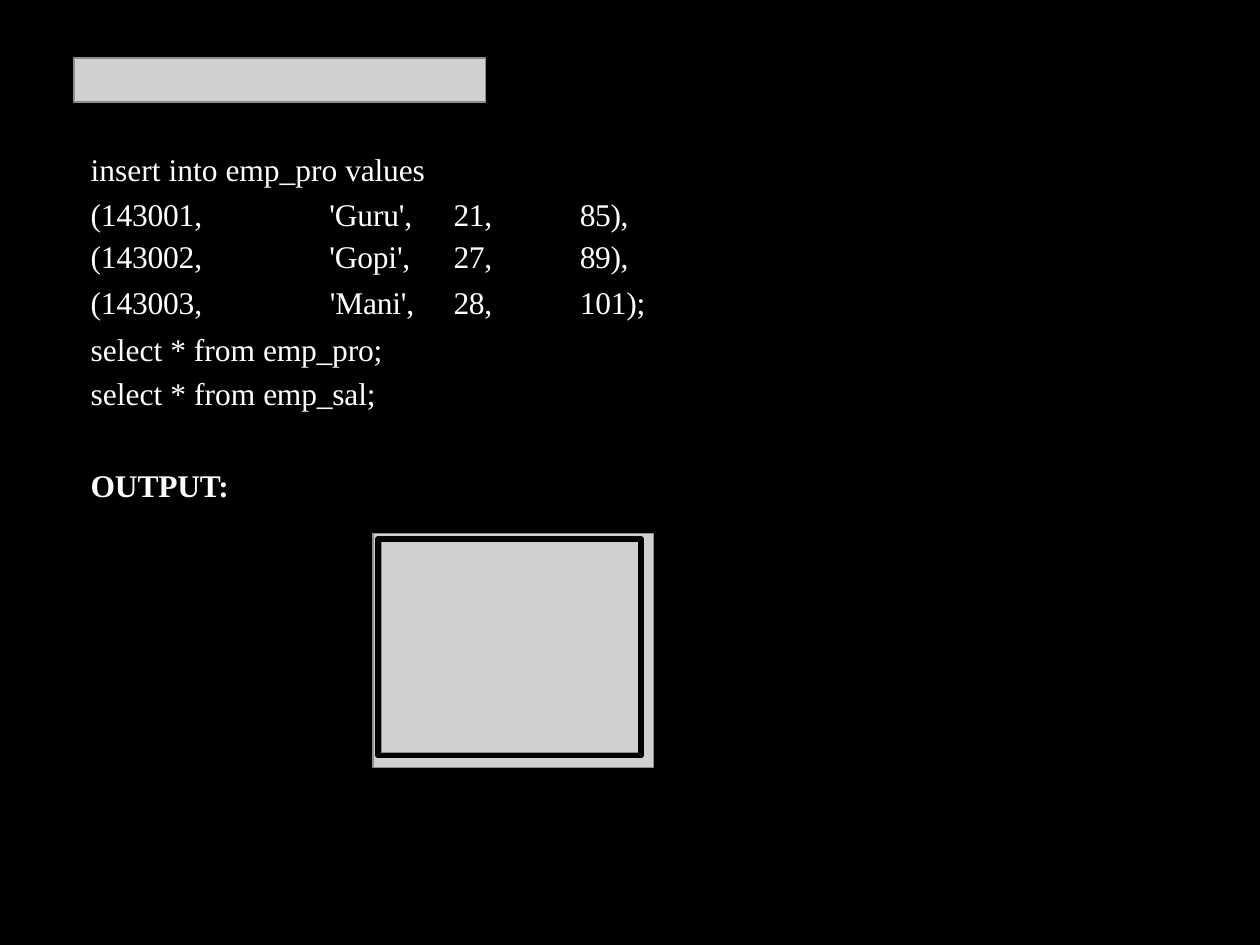
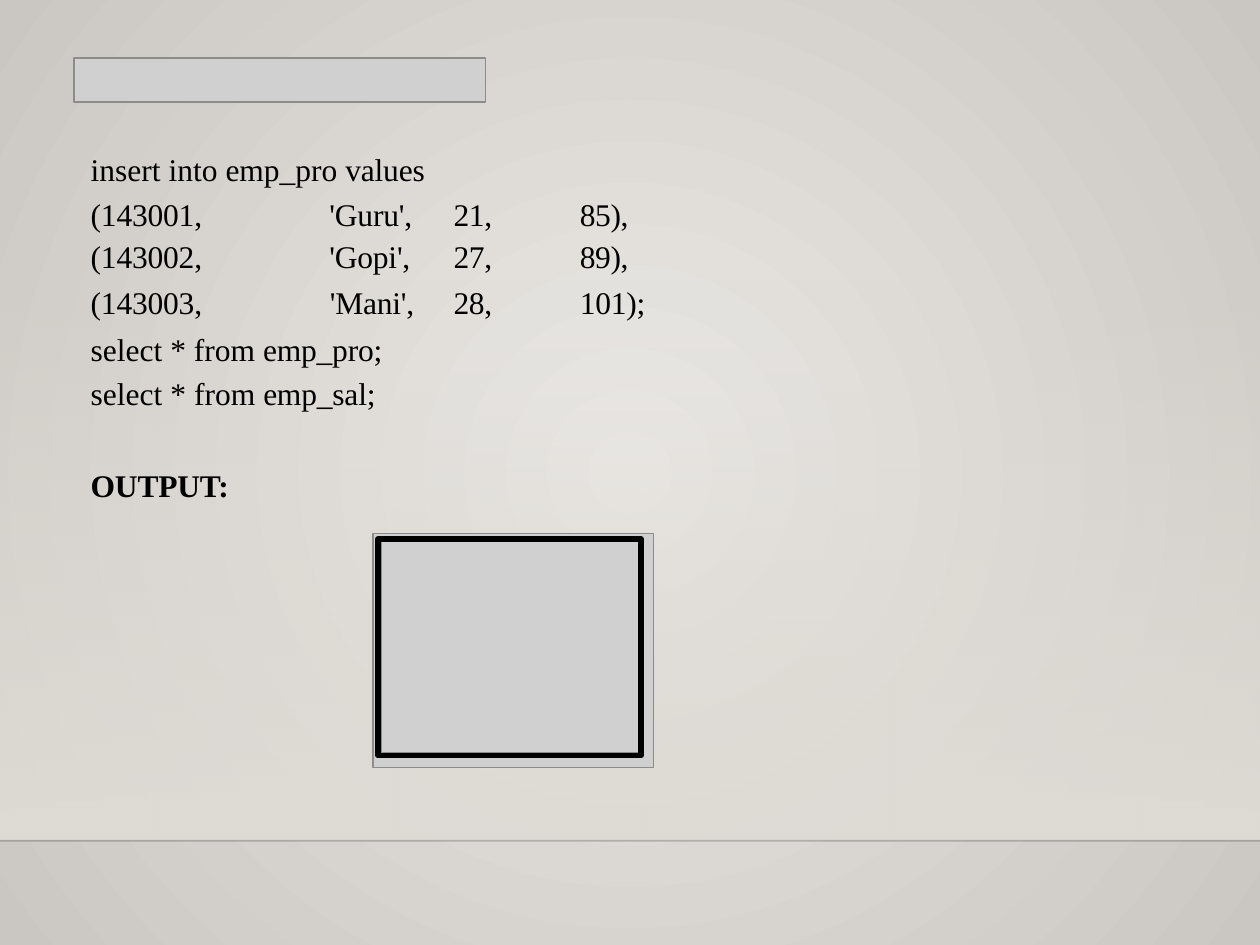
Before and after one commit to Skkishore1103/SQL-Project, a slide deck: slide 59 of Kishore S SQL Project.pptx. Drawn at 1260x945 pixels with LibreOffice and Linux fonts; fonts in the diff are those of the drawing; grey boxes stand for pictures; background and template pictures are left out. Boxes give left, top, right and bottom in pixels: in the first picture for what was removed or moved away, otherwise in the second. Text is boxed around its words. In the diff, an @@ line names an element or a change of style, - is before the commit and + after.

```diff
--- a/Kishore S SQL Project.pptx
+++ b/Kishore S SQL Project.pptx
@@ background picture (left out) to gradient #ECEAE7 to #CAC7C1 @@
@@ text "insert into emp_pro values" at bbox=[91, 159, 424, 188]: text colour #FFFFFF to #000000 @@
@@ table at bbox=[87, 199, 653, 324] @@
@@ text colour #FFFFFF to #000000 @@
@@ rectangle added at bbox=[0, 277, 1260, 839], fill gradient #DFDBD5 @@
@@ text "select * from emp_pro;" at bbox=[91, 339, 382, 498]: text colour #FFFFFF to #000000 @@
@@ line added from (0, 840) to (1260, 840), #000001 1 pt @@
```
Also in this commit, not shown: 59 other slides changed.
